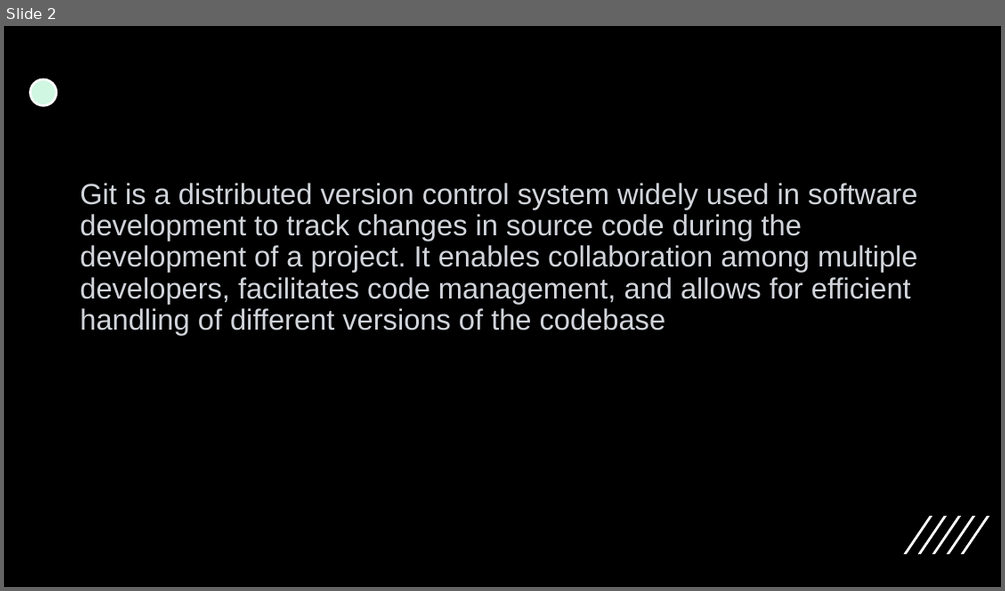
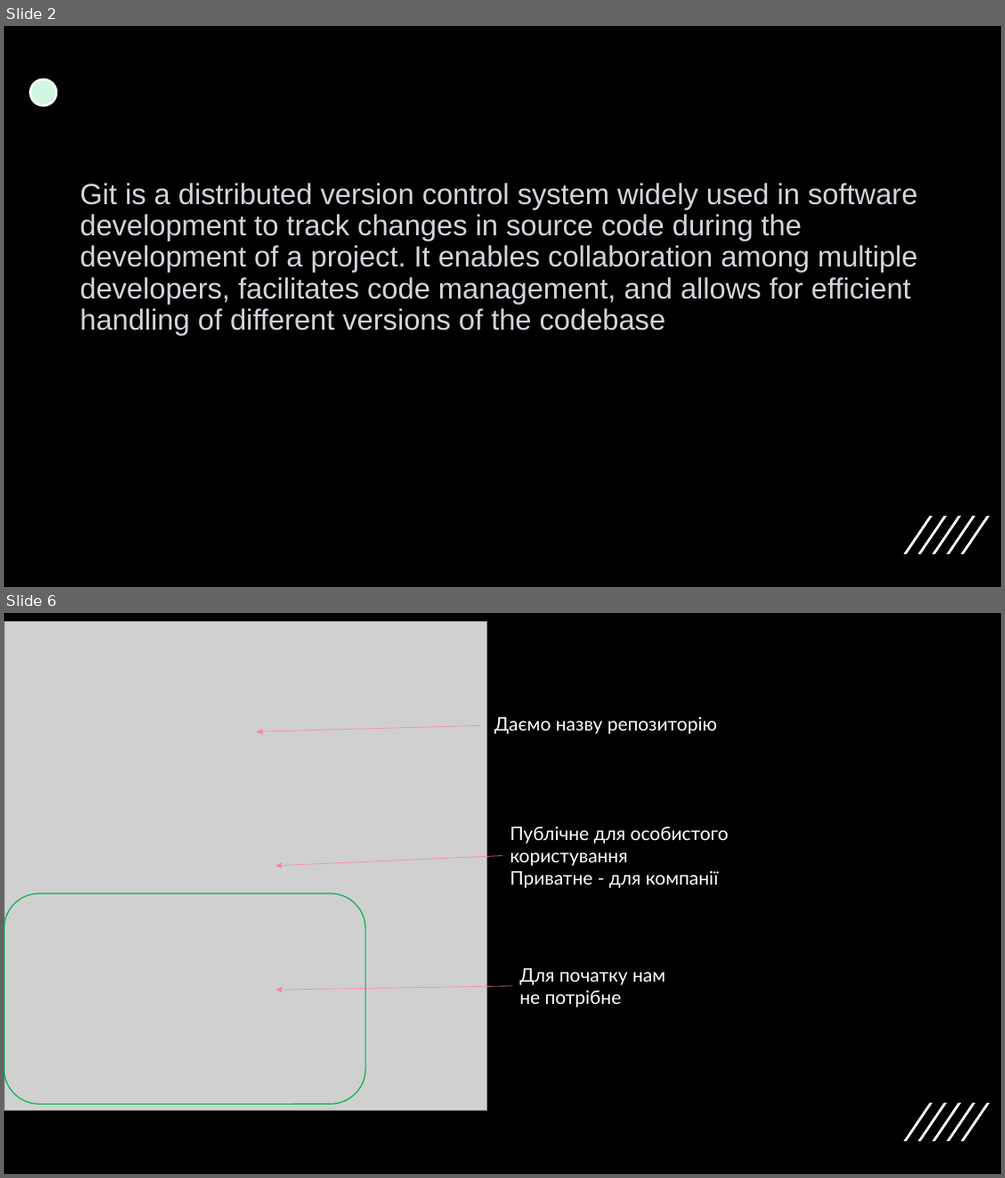
Before and after one commit to Maxus1012/chipichapa, a slide deck: Work-case№1.pptx. Shown one above the other, each under a label of ours: slide 2 before the commit, slides 2 and 6 after it; the slides between them are not shown. The pictures are 1005x591 and 1005x1178 pixels, drawn with LibreOffice and Linux fonts; fonts in the diff are those of the drawing; grey boxes stand for pictures. Boxes give left, top, right and bottom in pixels: in the first picture for what was removed or moved away, otherwise in the second. Text is boxed around its words. In the diff, an @@ line names an element or a change of style, - is before the commit and + after.

```diff
--- a/Work-case№1.pptx
+++ b/Work-case№1.pptx
@@ slide 6 added at <box>4,613,1001,1174</box>, background #000000; not listed: 5 template elements that a slide beside it also shows @@
@@ picture added at <box>4,621,487,1111</box> @@
@@ text added at <box>494,716,717,734</box>, 18 pt, text #FFFFFF @@
+Даємо назву репозиторію
@@ arrow added from (480, 725) to (257, 732), #FF80BD 0.5 pt @@
@@ text added at <box>510,826,728,888</box>, 18 pt, text #FFFFFF @@
+Публічне для особистого користування
+Приватне - для компанії
@@ arrow added from (502, 856) to (275, 866), #FF80BD 0.5 pt @@
@@ rounded rectangle added at <box>4,893,365,1103</box>, outline #00B050 1 pt @@
@@ arrow added from (512, 986) to (275, 989), #FF80BD 0.5 pt @@
@@ text added at <box>519,968,665,1007</box>, 18 pt, text #FFFFFF @@
+Для початку нам не потрібне
```
Also in this commit, not shown: 1 slide changed, 5 other slides added, 1 slide removed.
